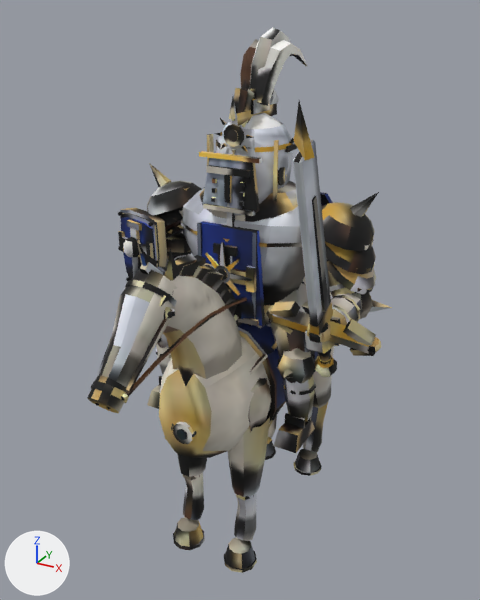
An edit to the glTF model public/models/templar.glb, drawn before and after from the same camera.
Both versions are drawn from a camera (50 mm lens) standing at (1.71, -3.28, 3.16) and looking at (-0.04, -0.1, 1.57). The lights are fixed; the arrows at lower left show +X, +Y and +Z. The picture after the commit comes second. Where no turn or scale is listed for an object, it has been applied to the vertices. Vertices at exactly the same position are counted once.

The older version as bpy lines, for what is in view:
```python
ob_arml = bpy.data.objects.new('ArmL', me_arml)
ob_arml.location = (-0.5, 0.0, 2.0)
ob_armr = bpy.data.objects.new('ArmR', me_armr)
ob_armr.location = (0.5, 0.0, 2.0)
ob_head = bpy.data.objects.new('Head', me_head)
ob_head.location = (0.0, 0.0, 2.35)
ob_horse = bpy.data.objects.new('Horse', me_horse)
ob_horse.location = (0.0, 0.0, 0.0)
ob_horselegbr = bpy.data.objects.new('HorseLegBR', me_horselegbr)
ob_horselegbr.location = (0.19, 0.55, 0.95)
ob_horselegfl = bpy.data.objects.new('HorseLegFL', me_horselegfl)
ob_horselegfl.location = (-0.19, -0.42, 0.95)
ob_horselegfr = bpy.data.objects.new('HorseLegFR', me_horselegfr)
ob_horselegfr.location = (0.19, -0.42, 0.95)
ob_shieldgroup = bpy.data.objects.new('ShieldGroup', me_shieldgroup)
ob_shieldgroup.location = (-0.68, -0.16, 1.74)
ob_torso = bpy.data.objects.new('Torso', me_torso)
ob_torso.location = (0.0, 0.0, 1.78)
# also in view: 'Sword' at (0.63, -0.65, 2.09)
```
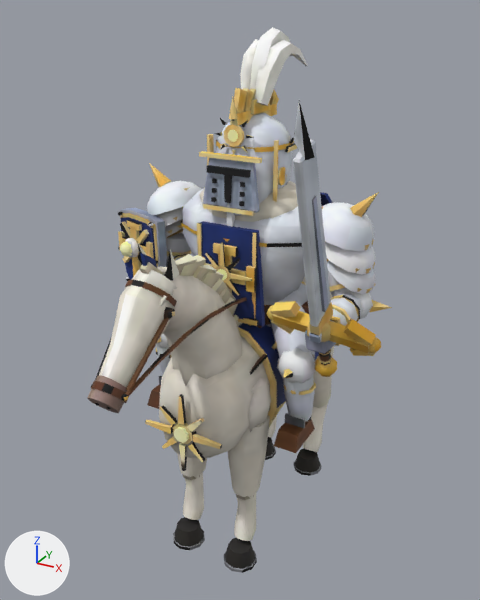
Patch to the scene script:
```diff
--- a/public/models/templar.glb.py
+++ b/public/models/templar.glb.py
@@ me_arml @@
 me_arml.from_pydata(...)  # 453 vertices, 834 faces; spans x -0.265..0.414, y -0.374..0.2, z -0.43..0.296
+# me_arml part 1: 834 kept faces spanning x -0.265..0.414, y -0.374..0.2, z -0.43..0.296 get new texture (UV) coordinates
 me_arml.materials.append(mat_atlas)
@@ me_armr @@
 me_armr.from_pydata(...)  # 453 vertices, 834 faces; spans x -0.144..0.345, y -0.512..0.2, z -0.446..0.296
+# me_armr part 2: 834 kept faces spanning x -0.144..0.345, y -0.512..0.2, z -0.446..0.296 get new texture (UV) coordinates
 me_armr.materials.append(mat_atlas)
@@ me_head @@
 me_head.from_pydata(...)  # 676 vertices, 1040 faces; spans x -0.26..0.26, y -0.31..0.503, z -0.43..0.712
+# me_head part 3: 744 kept faces spanning x -0.235..0.23, y -0.31..0.503, z -0.43..0.669 get new texture (UV) coordinates
 me_head.materials.append(mat_atlas)
@@ me_horse @@
-me_horse.from_pydata(...)  # 1502 vertices, 2608 faces; spans x -0.54..0.54, y -1.45..1.28, z 0.79..2.18
+me_horse.from_pydata(...)  # 1582 vertices, 2732 faces; spans x -0.54..0.54, y -1.45..1.28, z 0.79..2.18
+# me_horse part 4: the loose piece of 8 vertices spanning x -0.51..-0.37, y -0.44..-0.17, z 0.88..0.97 is copied, and the copy is scaled about its middle by (-0.221, 0.0846, -1.89), then moved by (0.44, -0.5, -0.02); it spans x -0.02..0.02, y -0.82..-0.8, z 0.82..0.99
+# me_horse part 5: a new loose piece, an 8-sided cylinder along y spanning x -0.042..0.042, y -0.827..-0.797, z 1.019..1.102, in mat_atlas (picture img_templar_atlas)
+# me_horse part 6: 56 vertices added at x -0.24..0.24, y -0.82..-0.8, z 0.92..1.3
+# me_horse part 7: 2084 kept faces spanning x -0.54..0.54, y -1.45..1.28, z 0.8..2.18 get new texture (UV) coordinates
 me_horse.materials.append(mat_atlas)
@@ me_horselegbr @@
 me_horselegbr.from_pydata(...)  # 110 vertices, 200 faces; spans x -0.125..0.125, y -0.163..0.256, z -0.95..0.151
+# me_horselegbr part 8: texture (UV) coordinates of 200 of 200 faces, centred in x -0.117..0.117, y -0.136..0.244, z -0.95..0.145, changed; they spanned u 0.01..0.93, v 0.02..0.94 and now span u 0.01..0.93, v 0.01..0.89
 me_horselegbr.materials.append(mat_atlas)
@@ me_horselegfl @@
 me_horselegfl.from_pydata(...)  # 110 vertices, 200 faces; spans x -0.115..0.115, y -0.195..0.138, z -0.95..0.065
+# me_horselegfl part 9: texture (UV) coordinates of 200 of 200 faces, centred in x -0.111..0.111, y -0.188..0.127, z -0.95..0.064, changed; they spanned u 0.34..0.93, v 0.01..0.89 and now span u 0.08..0.93, v 0.01..0.89
 me_horselegfl.materials.append(mat_atlas)
@@ me_horselegfr @@
 me_horselegfr.from_pydata(...)  # 110 vertices, 200 faces; spans x -0.115..0.115, y -0.195..0.138, z -0.95..0.065
+# me_horselegfr part 10: texture (UV) coordinates of 200 of 200 faces, centred in x -0.111..0.111, y -0.188..0.127, z -0.95..0.064, changed; they spanned u 0.31..0.93, v 0.02..0.91 and now span u 0.1..0.93, v 0.16..0.89
 me_horselegfr.materials.append(mat_atlas)
@@ me_shieldgroup @@
-me_shieldgroup.from_pydata(...)  # 264 vertices, 452 faces; spans x -0.199..0.195, y -0.134..0.094, z -0.347..0.294
+me_shieldgroup.from_pydata(...)  # 306 vertices, 524 faces; spans x -0.199..0.195, y -0.16..0.094, z -0.347..0.294
+# me_shieldgroup part 11: a new loose piece, a UV sphere (8 segments, 4 rings, poles along z) spanning x -0.081..0.011, y -0.16..-0.065, z 0.039..0.135, in mat_atlas (picture img_templar_atlas)
+# me_shieldgroup part 12: 8 vertices added at x -0.149..0.115, y -0.109..-0.002, z -0.047..0.22
+# me_shieldgroup part 13: 8 vertices added at x -0.149..0.115, y -0.109..-0.002, z -0.047..0.22
+# me_shieldgroup part 14: 452 kept faces spanning x -0.199..0.195, y -0.134..0.094, z -0.347..0.294 get new texture (UV) coordinates
 me_shieldgroup.materials.append(mat_atlas)
@@ me_sword @@
 me_sword.from_pydata(...)  # 301 vertices, 522 faces; spans x -0.3..0.31, y -0.68..0.21, z -0.34..1.23
+# me_sword part 15: 492 kept faces spanning x -0.3..0.31, y -0.68..0.21, z -0.34..1.23 get new texture (UV) coordinates
 me_sword.materials.append(mat_atlas)
@@ me_torso @@
 me_torso.from_pydata(...)  # 1189 vertices, 1974 faces; spans x -0.54..0.54, y -0.372..1.004, z -0.601..0.49
+# me_torso part 16: 1576 kept faces spanning x -0.475..0.507, y -0.372..0.849, z -0.601..0.49 get new texture (UV) coordinates
 me_torso.materials.append(mat_atlas)
```

Location of each change, [x1, y1, x2, y2] in pixels of the pictures (480 x 600 px):
'Horse', reshaped
    before: [87, 242, 333, 458]
    after: [87, 242, 333, 471]
part 1 of me_arml, surface changed (grey to white)
    both: [147, 163, 202, 267]
part 2 of me_armr, surface changed (lighter)
    both: [305, 192, 391, 354]
part 3 of me_head, surface changed
    both: [199, 37, 307, 216]
part 4 of me_horse, added
    after: [179, 443, 187, 471]
part 5 of me_horse, added
    after: [174, 427, 189, 443]
part 6 of me_horse, added (orange)
    after: [145, 394, 222, 462]
part 7 of me_horse, surface changed (lighter)
    both: [87, 242, 333, 458]
part 8 of me_horselegbr, surface changed
    both: [294, 346, 334, 476]
part 9 of me_horselegfl, surface changed
    both: [173, 454, 207, 550]
part 10 of me_horselegfr, surface changed
    both: [224, 415, 270, 573]
part 11 of me_shieldgroup, added
    after: [120, 241, 132, 256]
part 12 of me_shieldgroup, added
    after: [120, 221, 141, 262]
part 13 of me_shieldgroup, added
    after: [123, 229, 149, 263]
part 14 of me_shieldgroup, surface changed
    both: [118, 208, 167, 281]
part 15 of me_sword, surface changed
    both: [266, 101, 381, 377]
part 16 of me_torso, surface changed (lighter)
    both: [181, 181, 323, 327]
